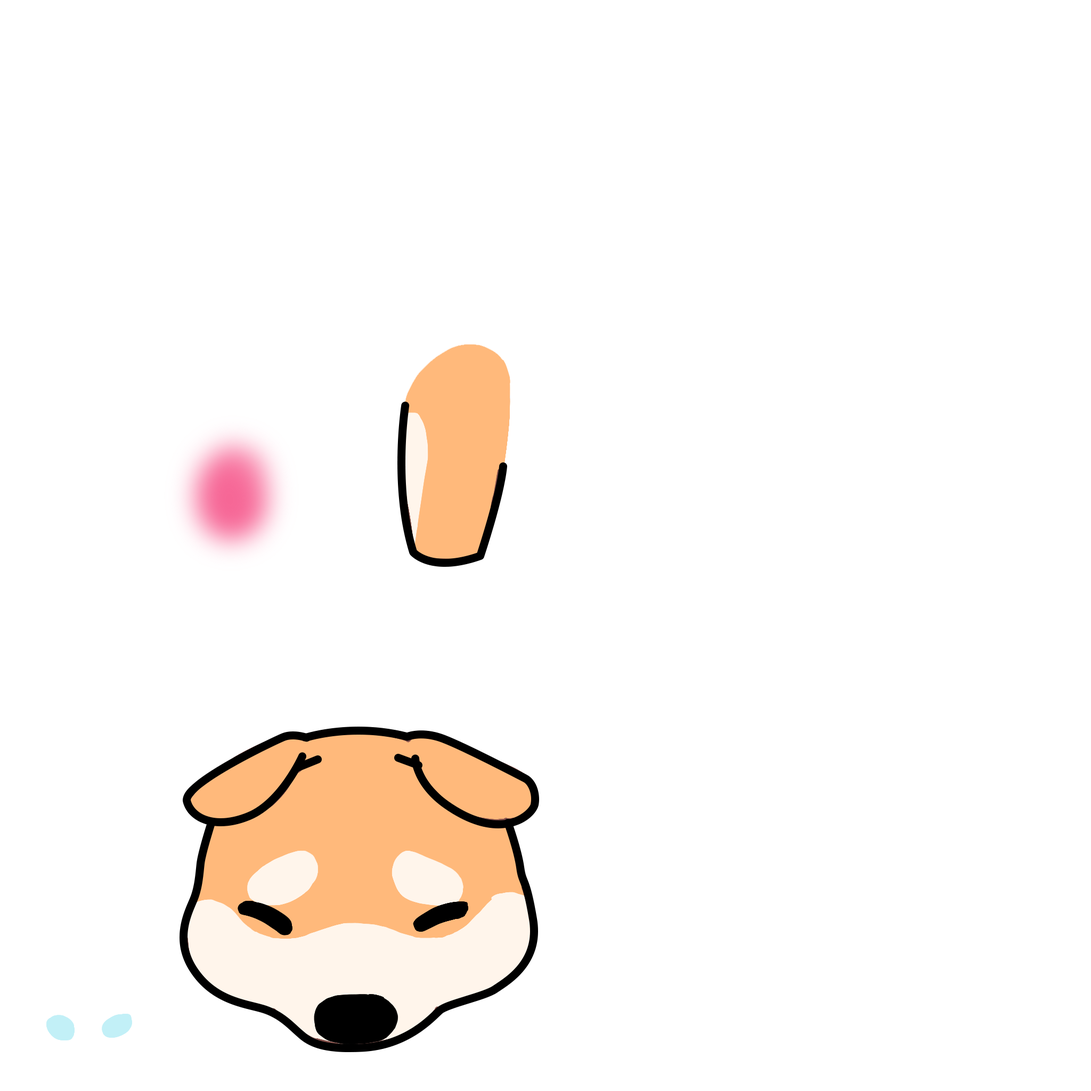
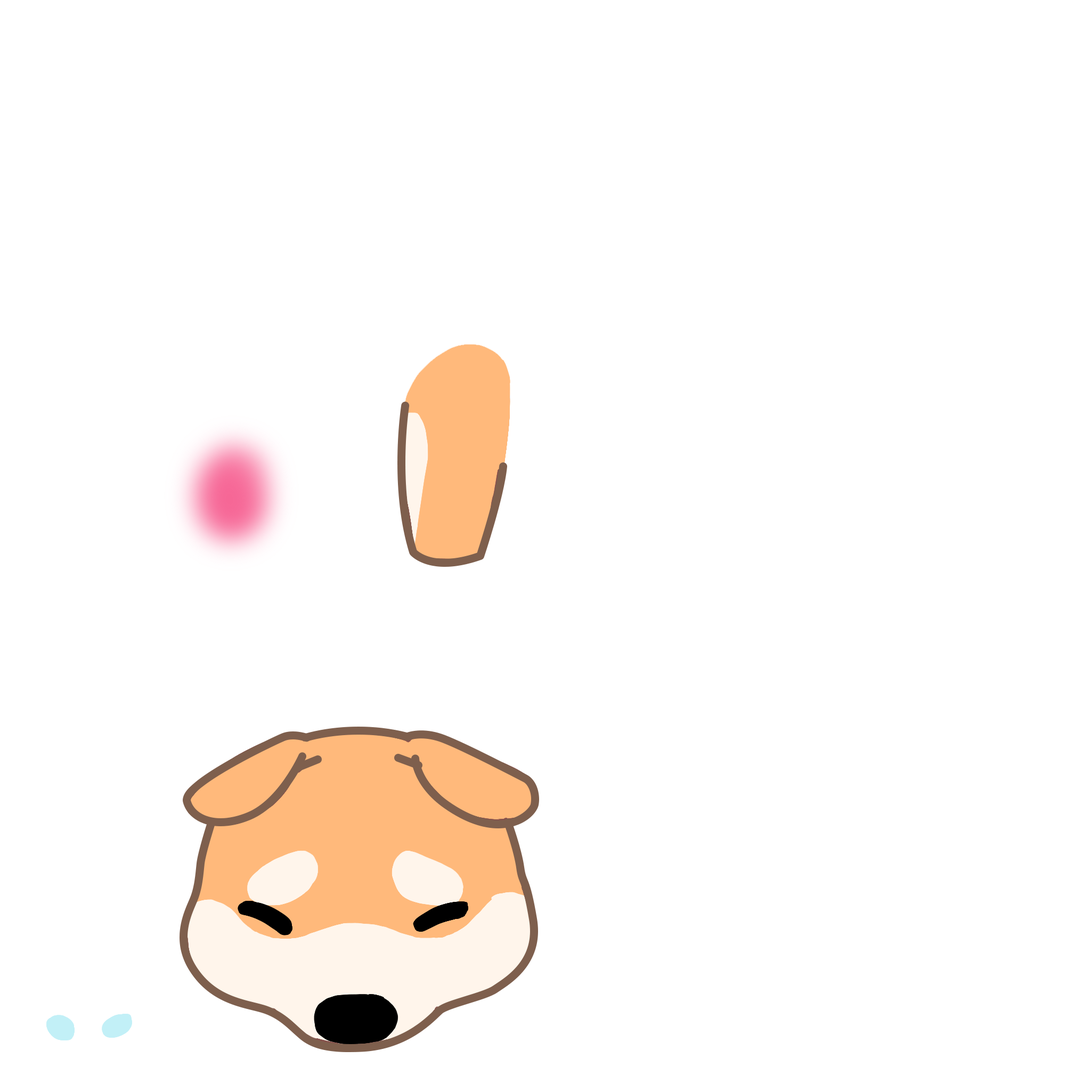
Two versions of the same layered image (1091px x 1091px). Layer-by-layer changes:
painted on "Shape 5" over [left=179, top=819, right=539, bottom=1053]
painted on "Shape 4" over [left=394, top=754, right=423, bottom=770]
painted on "Shape 3" over [left=294, top=755, right=322, bottom=772]
painted on "Shape 2" over [left=182, top=731, right=311, bottom=827]
painted on "Shape 1" over [left=303, top=726, right=540, bottom=829]
painted on "Shape 6" over [left=397, top=401, right=508, bottom=568]
